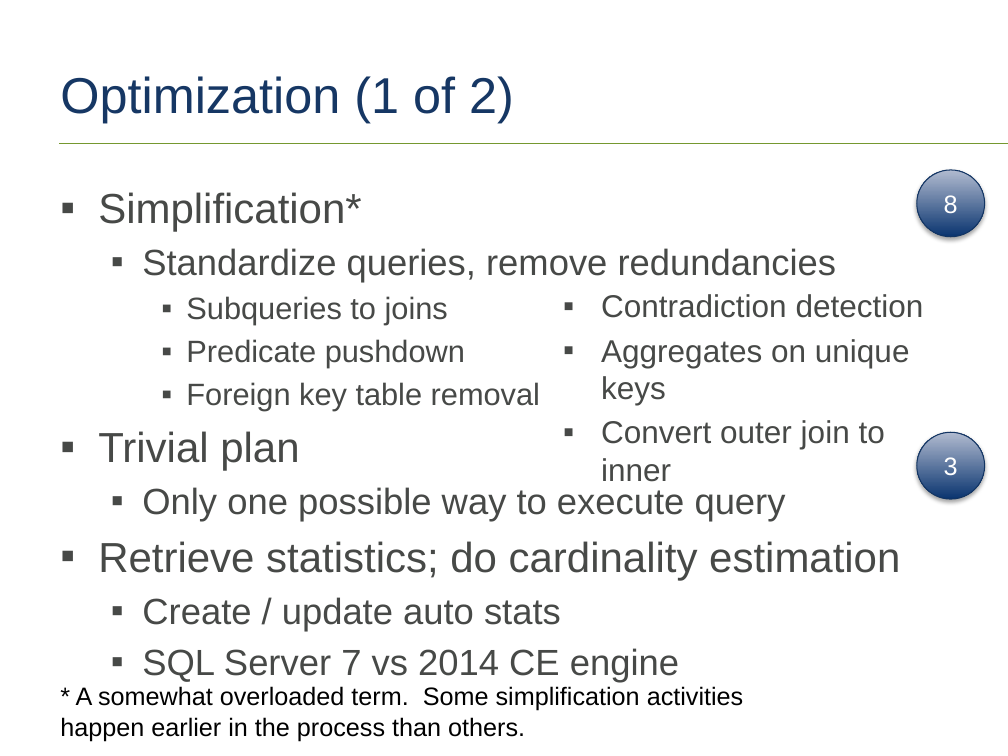
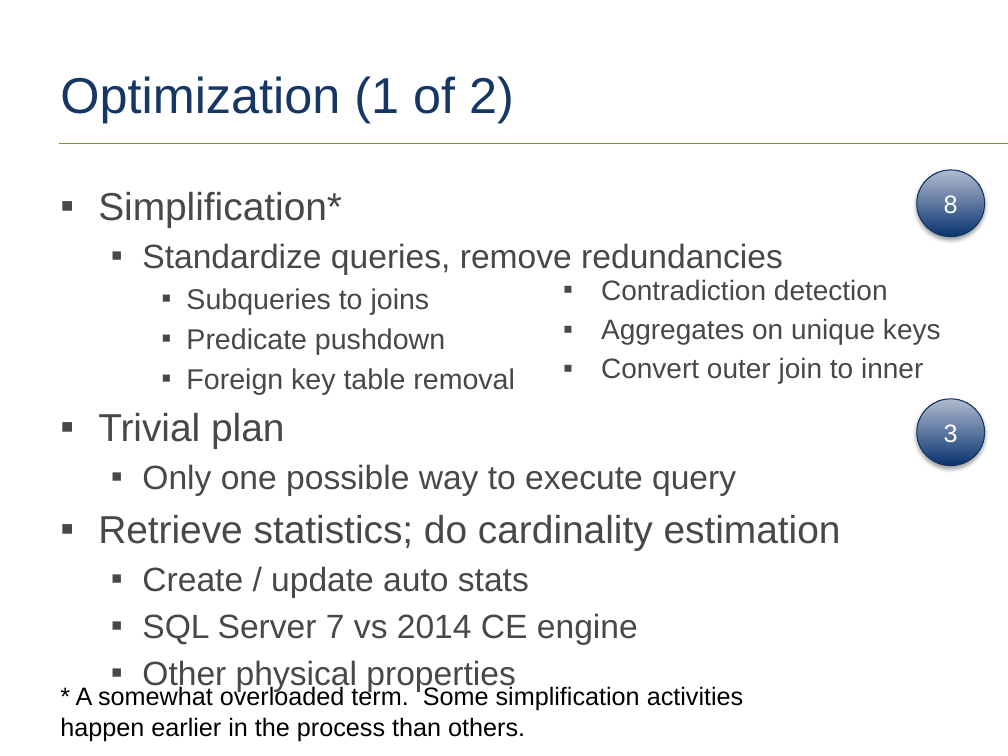
Before and after one commit to tf3604/OptimizerPresentation, a slide deck: slide 31 of Optimizer.pptx. Drawn at 1008x756 pixels with LibreOffice and Linux fonts; fonts in the diff are those of the drawing; background and template pictures are left out. Boxes give left, top, right and bottom in pixels: in the first picture for what was removed or moved away, otherwise in the second. Text is boxed around its words. In the diff, an @@ line names an element or a change of style, - is before the commit and + after.

Commit message:
A bit on physical properties in slide deck; demo for join-collapse.

```diff
--- a/Optimizer.pptx
+++ b/Optimizer.pptx
@@ text at bbox=[98, 191, 841, 645]: size 30 to 27.8 pt in "Simplification*", "Trivial plan", "Retrieve statistics; do cardinality estimation"; size 26 to 24.1 pt in "Standardize queries, remove redundancies", "Only one possible way to execute query", "Create / update auto stats", "SQL Server 7 vs 2014 CE engine"; size 22 to 20.4 pt in "Subqueries to joins", "Predicate pushdown", "Foreign key table removal" @@
@@ text "Contradiction detection": place and size @@
-text "Contradiction detection" at bbox=[601, 294, 924, 449]
+text "Contradiction detection" at bbox=[601, 279, 941, 384]
@@ text "Contradiction detection" at bbox=[601, 279, 941, 384]: size 22.5 to 20 pt @@
@@ ellipse "3": place and size @@
-ellipse "3" at bbox=[916, 432, 984, 499]
+ellipse "3" at bbox=[916, 399, 984, 466]
@@ text at bbox=[142, 660, 515, 692]: paragraph added @@
+  ▪ Other physical properties
```
Also in this commit, not shown: 1 other file.
